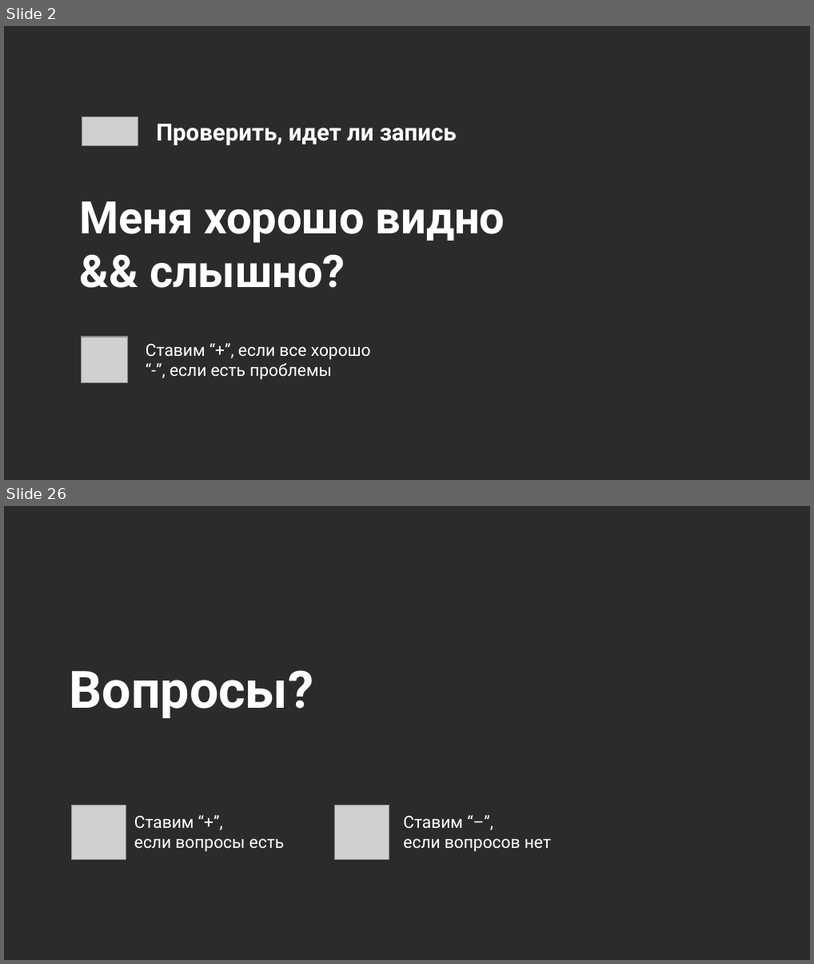
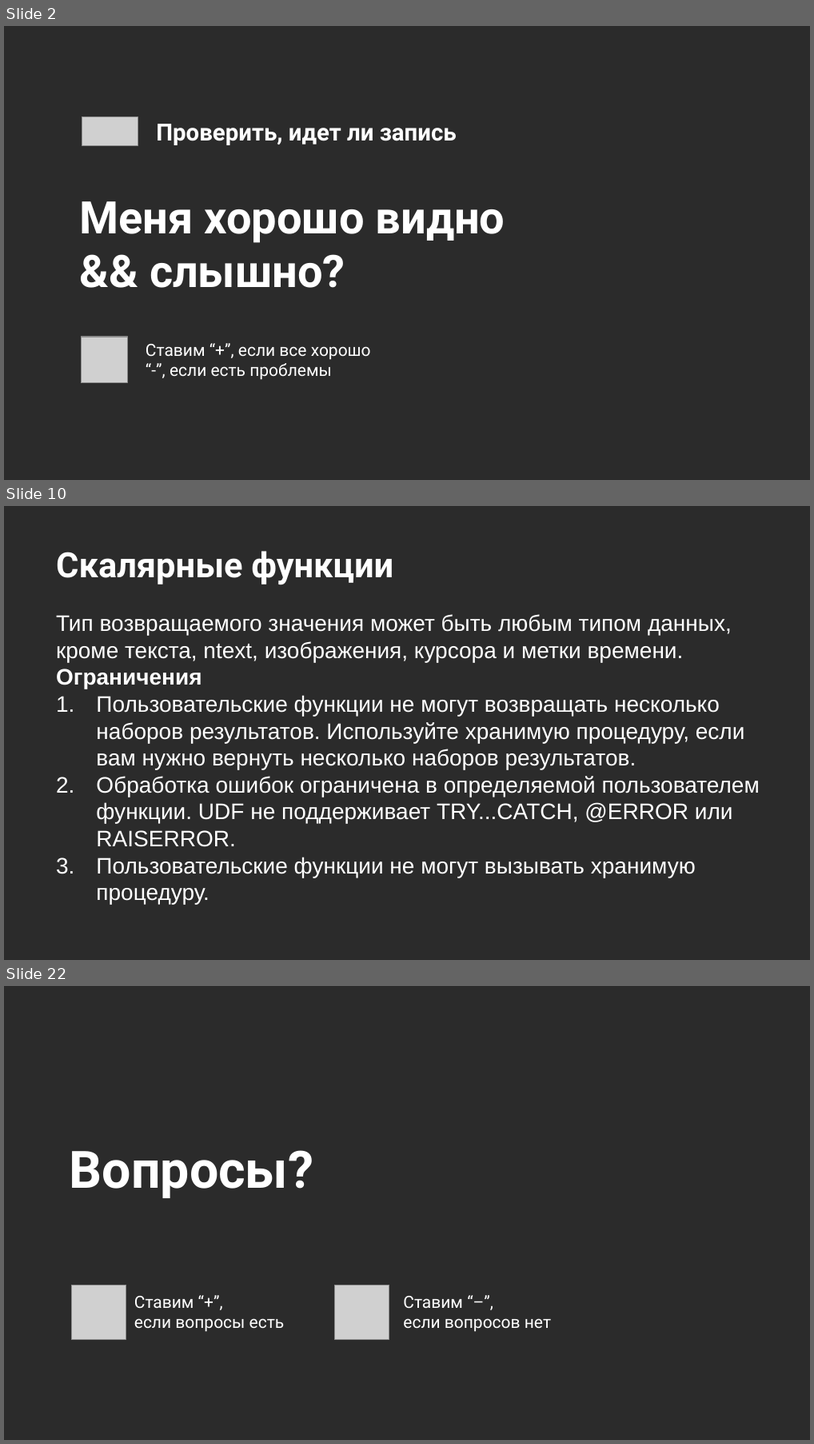
Before and after one commit to MarinaPaley/OTUS, a slide deck: Программирование.pptx. Shown one above the other, each under a label of ours: slides 2 and 26 before the commit, slides 2, 10 and 22 after it; the slides between them are not shown. The pictures are 814x964 and 814x1444 pixels, drawn with LibreOffice and Linux fonts; fonts in the diff are those of the drawing; grey boxes stand for pictures; background and template pictures are left out; a plain dark background stands for a picture behind light text. Boxes give left, top, right and bottom in pixels: in the first picture for what was removed or moved away, otherwise in the second. Text is boxed around its words. In the diff, an @@ line names an element or a change of style, - is before the commit and + after.

```diff
--- a/Программирование.pptx
+++ b/Программирование.pptx
@@ slide 10 added at box(4, 506, 810, 960), background picture (left out) @@
@@ title added at box(56, 551, 394, 585), 31 pt, text #FFFFFF, bold @@
+Скалярные функции
@@ text added at box(56, 614, 760, 904), 20 pt, text #FFFFFF @@
+Тип возвращаемого значения может быть любым типом данных, кроме текста, ntext, изображения, курсора и метки времени.
+Ограничения
+1. Пользовательские функции не могут возвращать несколько наборов результатов. Используйте хранимую процедуру, если вам нужно вернуть несколько наборов результатов.
+2. Обработка ошибок ограничена в определяемой пользователем функции. UDF не поддерживает TRY...CATCH, @ERROR или RAISERROR.
+3. Пользовательские функции не могут вызывать хранимую процедуру.
@@ what was slide 26 is now slide 22 @@
```
Also in this commit, not shown: 2 slides changed, 16 other slides added, 21 slides removed.
